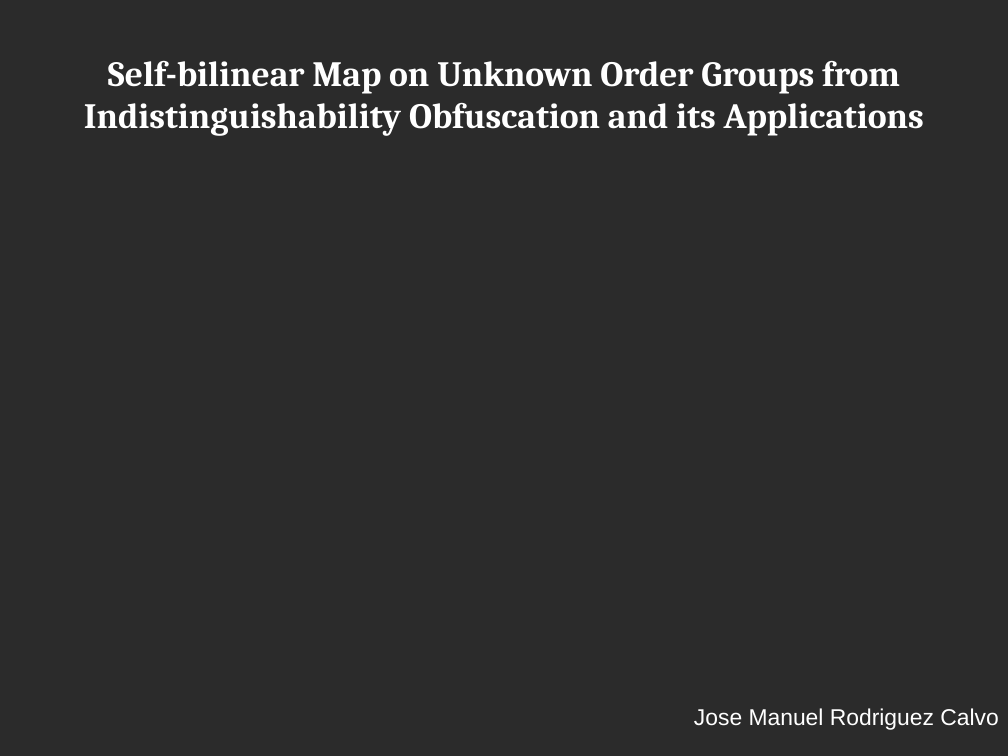
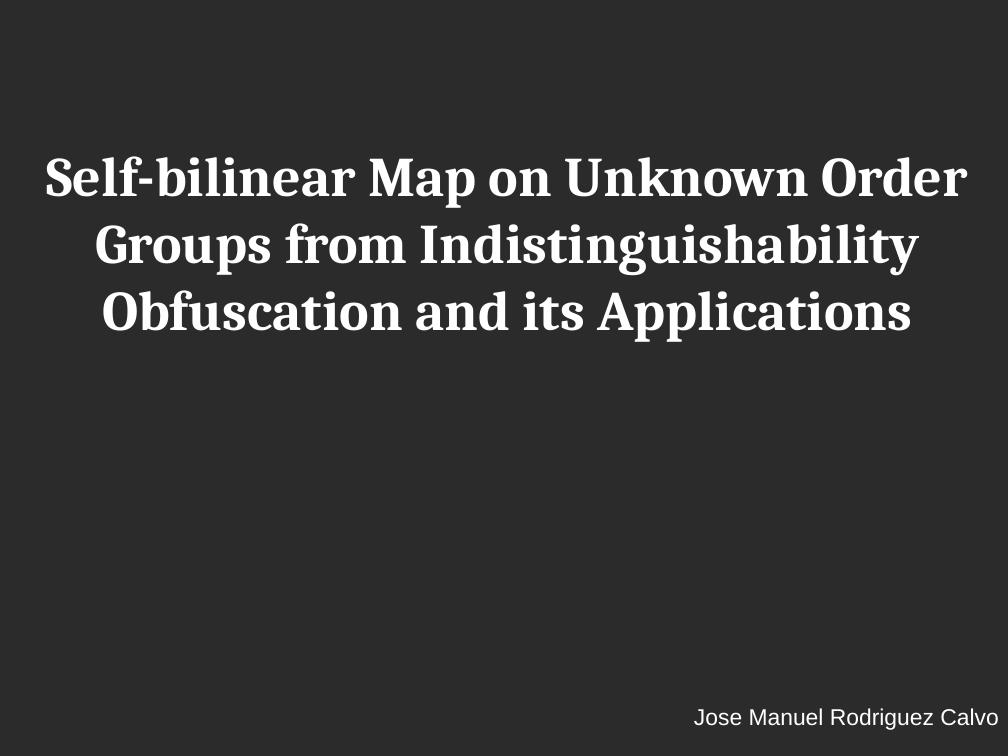
Before and after one commit to jmrCalvo/Network-Security, a slide deck: slide 1 of exposition.odp. Drawn at 1008x756 pixels with LibreOffice and Linux fonts; fonts in the diff are those of the drawing; background and template pictures are left out; a plain dark background stands for a picture behind light text. Boxes give left, top, right and bottom in pixels: in the first picture for what was removed or moved away, otherwise in the second. Text is boxed around its words. In the diff, an @@ line names an element or a change of style, - is before the commit and + after.

```diff
--- a/exposition.odp
+++ b/exposition.odp
@@ title "Self-bilinear Map on Unknown Order ...": place and size @@
-title "Self-bilinear Map on Unknown Order ..." at [84,61,924,136]
+title "Self-bilinear Map on Unknown Order ..." at [46,156,968,342]
@@ title "Self-bilinear Map on Unknown Order ..." at [46,156,968,342]: size 28 to 44 pt @@
```
Also in this commit, not shown: 12 slides added, 1 other file.
